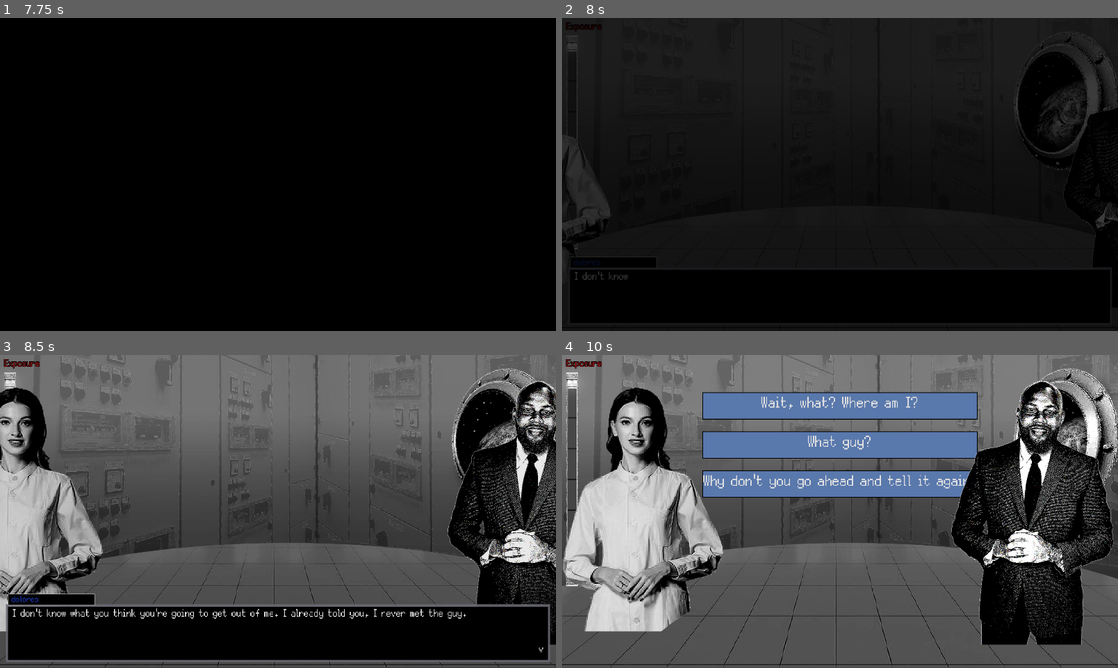
Above: before the commit, frames 1-4 (two rows, left to right).
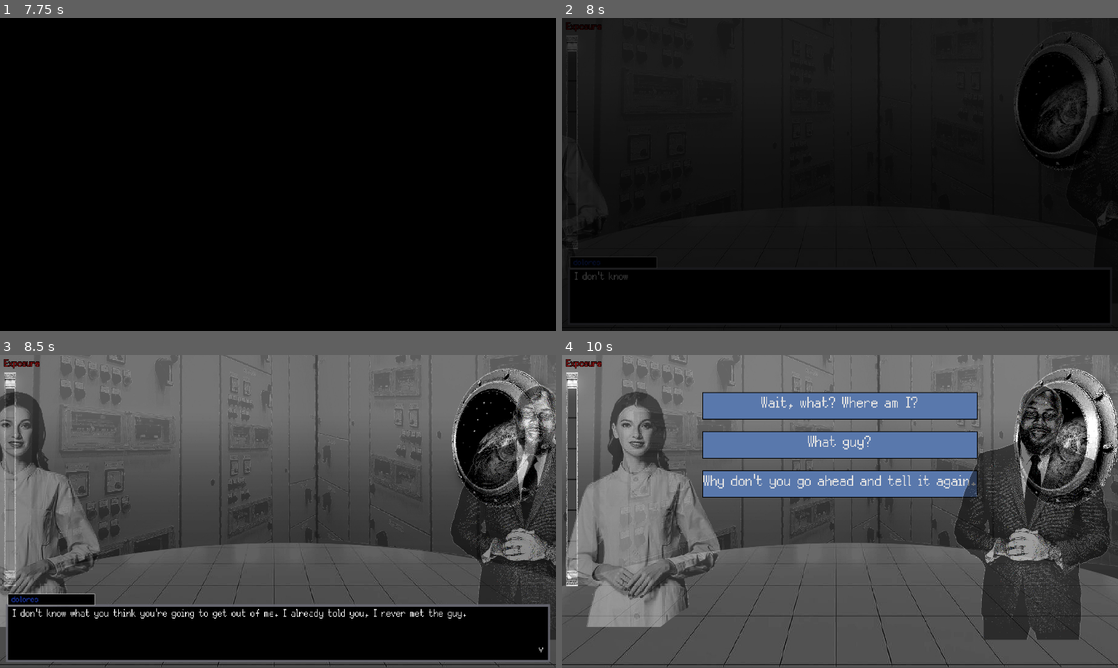
Above: after the commit, the same moments.

Repository: Bmoel/GMTK-2023
Game: Godot game, scene res://Scenes/MainMenu/main_menu.tscn
The game is run twice, just before and just after one commit, with the same random seed, the same clock (stepped at 60 frames per second) and the same inputs.
Inputs (mouse positions are in pixels of both pictures, inside the frame that each line leads up to):
- Up to frame 1 (7.75 s): click "Start" at 0.5 s; click (278, 296) at 1.27 s; type "Alex" at 1.35 s; tap Enter (Enter) at 2, 2.85, 3.5, 4.35, 5, 5.85, 7.35 s; move the mouse to (400, 158) at 2.02 s; hold Up (ui_up) 2.03-2.78 s; hold Enter (Enter) 2.03-2.78 s; tap Space at 2.75, 4.25, 5.75 s; move the mouse to (166, 190) at 2.77 s; hold Down (ui_down) 2.78-3.53 s; move the mouse to (333, 105) at 3.52 s; hold Enter (Enter) 3.53-4.28 s; hold Up (ui_up) 3.53-5.03 s; move the mouse to (250, 237) at 4.27 s; move the mouse to (444, 221) at 5.02 s; hold Enter (Enter) 5.03-5.78 s; hold Down (ui_down) 5.03-7.28 s; move the mouse to (111, 127) at 5.77 s; move the mouse to (305, 174) at 6.52 s; hold Enter (Enter) 6.53-7.28 s; move the mouse to (194, 96) at 7.27 s; hold Up (ui_up) from 7.28 s (still down)
- Up to frame 2 (8 s): keep holding Up (ui_up)
- Up to frame 3 (8.5 s): keep holding Up (ui_up); move the mouse to (400, 495) at 8.02 s; hold Enter (Enter) from 8.03 s (still down)
- Up to frame 4 (10 s): move the mouse to (728, 527) at 8.77 s; release Enter (Enter) at 8.78 s; tap Enter (Enter) at 8.85 s; release Up (ui_up) at 9.5 s; click "Why don't you go ahead and te…" at 9.5 s

Frame 1 is identical in both runs. In frame 2, 0.3% of the frame differs, in the area x 0-100%, y 28-80%; in frame 3, 14%; in frame 4, 25%, in the area x 0-100%, y 8-93%.

Commit message:
characters final

Diff:
--- a/game/Scenes/Executive/Executive.gd
+++ b/game/Scenes/Executive/Executive.gd
@@ -33,13 +33,25 @@
 		if bg_music.volume_db >= -10:
 			fade_in = false
 	if d_is_speak:
-		pass
+		if dpos.self_modulate.a < 1:
+			dpos.self_modulate.a += .75*delta
+			dpos.scale.x += .05*delta
+			dpos.scale.y += .05*delta
 	else:
-		pass
+		if dpos.self_modulate.a >.5:
+			dpos.self_modulate.a -= .75*delta
+			dpos.scale.x -= .05*delta
+			dpos.scale.y -= .05*delta
 	if f_is_speak:
-		pass
+		if fpos.self_modulate.a < 1:
+			fpos.self_modulate.a += .75*delta
+			fpos.scale.x += .05*delta
+			fpos.scale.y += .05*delta
 	else:
-		pass
+		if fpos.self_modulate.a >.5:
+			fpos.self_modulate.a -= .75*delta
+			fpos.scale.x -= .05*delta
+			fpos.scale.y -= .05*delta
 """
 /*
 * @pre Called once to initialize Character objects
